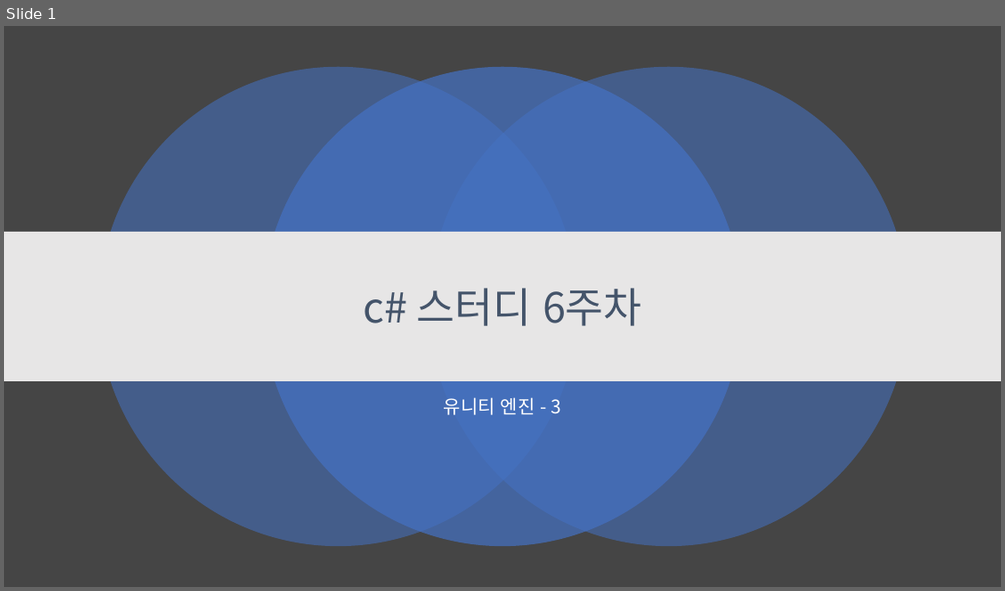
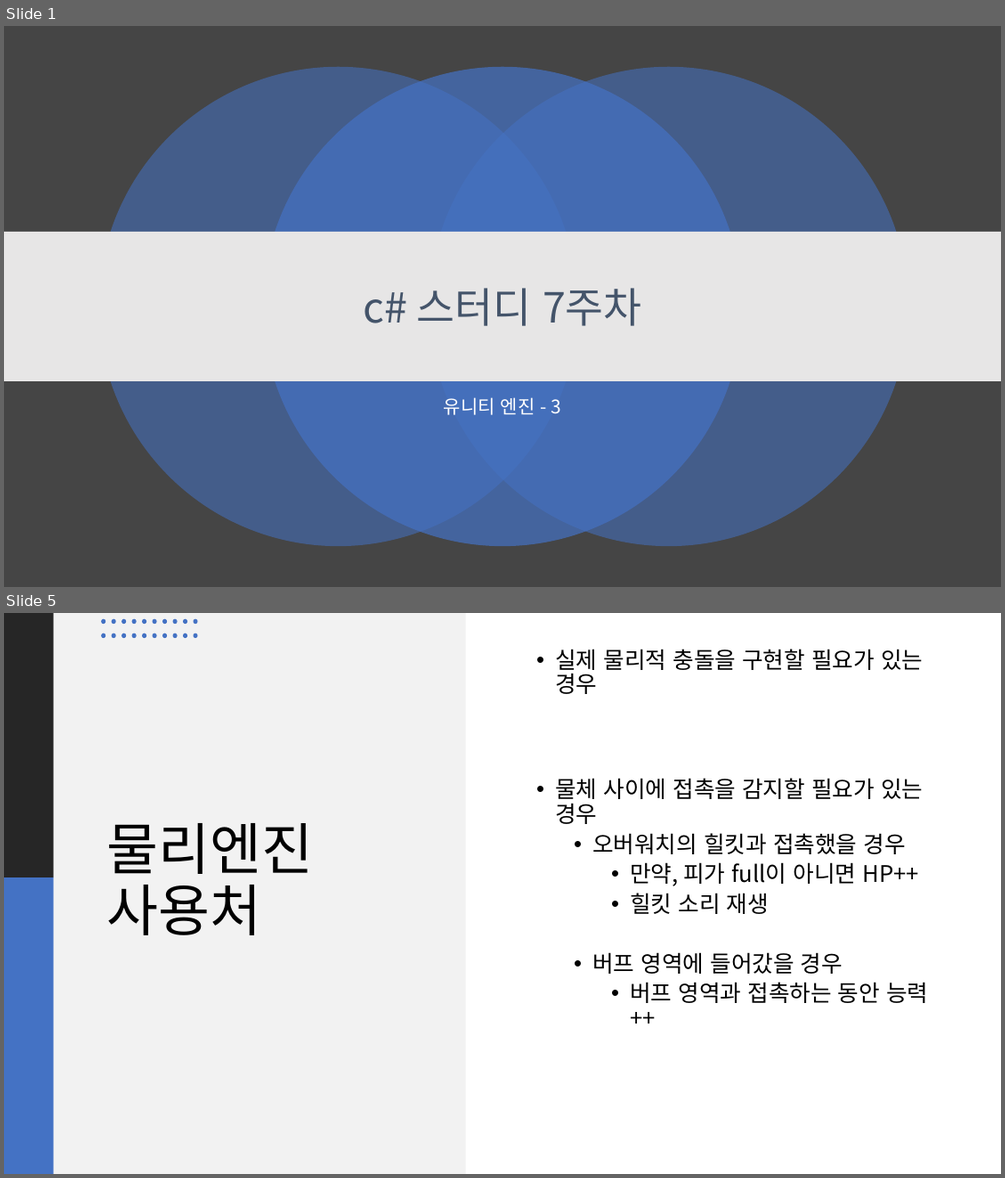
Before and after one commit to kjh99660/Study_powerpoint, a slide deck: C#스터디/c# 스터디 7주 차.pptx. Shown one above the other, each under a label of ours: slide 1 before the commit, slides 1 and 5 after it; the slides between them are not shown. The pictures are 1005x591 and 1005x1178 pixels, drawn with LibreOffice and Linux fonts; fonts in the diff are those of the drawing. Boxes give left, top, right and bottom in pixels: in the first picture for what was removed or moved away, otherwise in the second. Text is boxed around its words. In the diff, an @@ line names an element or a change of style, - is before the commit and + after.

Commit message:
스터디 마감 및 다른 시험 일정 및 아이디어 업로드

```diff
--- a/C#스터디/c# 스터디 7주 차.pptx
+++ b/C#스터디/c# 스터디 7주 차.pptx
@@ slide 5 added at [4,613,1001,1174], background #FFFFFF @@
@@ rectangle added at [4,613,53,877], fill #262626 @@
@@ rectangle added at [53,613,465,1174], fill #F2F2F2 @@
@@ group added at [101,619,198,638]: 20 ellipses @@
@@ text added at [555,649,928,1003], 22 pt, text #000000 @@
+• 실제 물리적 충돌을 구현할 필요가 있는 경우
+• 물체 사이에 접촉을 감지할 필요가 있는 경우
+  • 오버워치의 힐킷과 접촉했을 경우
+    • 만약, 피가 full이 아니면 HP++
+    • 힐킷 소리 재생
+  • 버프 영역에 들어갔을 경우
+    • 버프 영역과 접촉하는 동안 능력++
@@ title added at [107,823,314,935], 54 pt, text #000000 @@
+물리엔진 사용처
@@ rectangle added at [4,877,53,1174], fill #4472C4 @@
@@ slide 1 changed as well @@
@@ title at [363,288,642,326]: text changed @@
-c# 스터디 6주차
+c# 스터디 7주차
```
Also in this commit, not shown: 16 other slides added, 1 slide removed, 12 other files.
